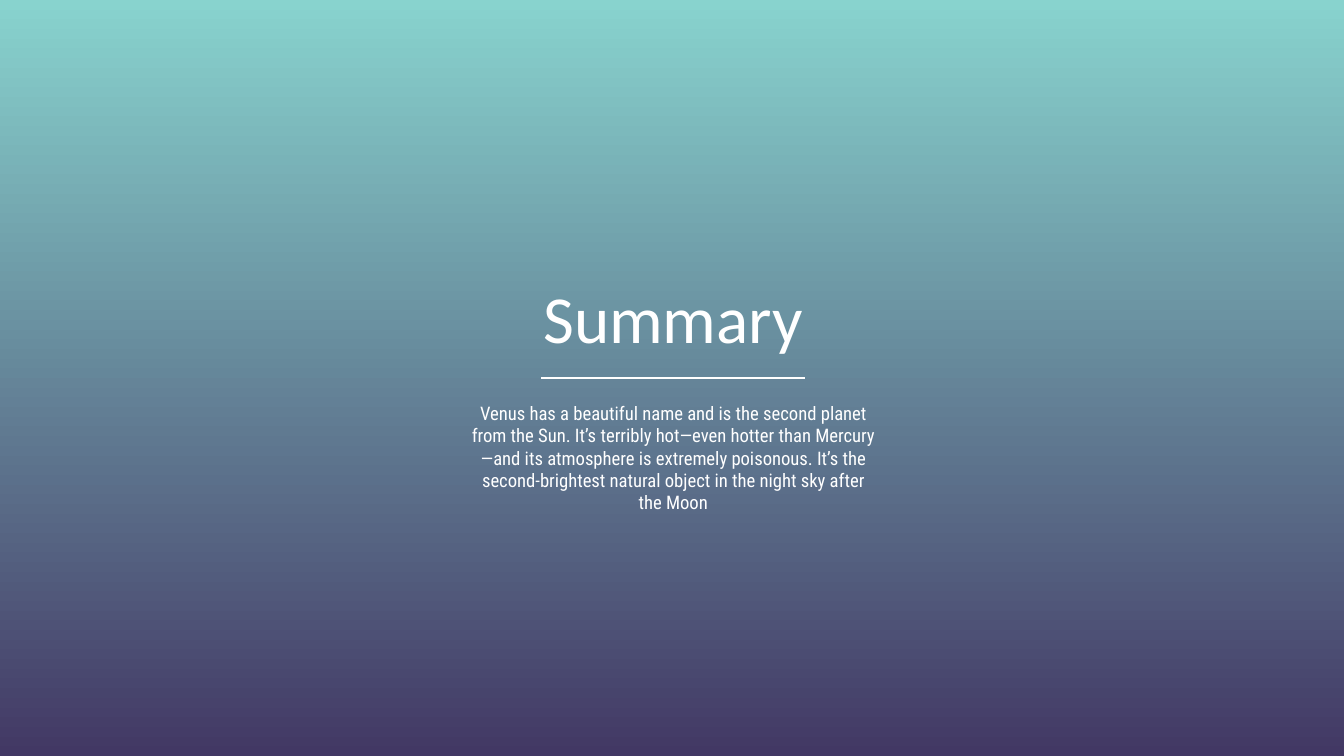
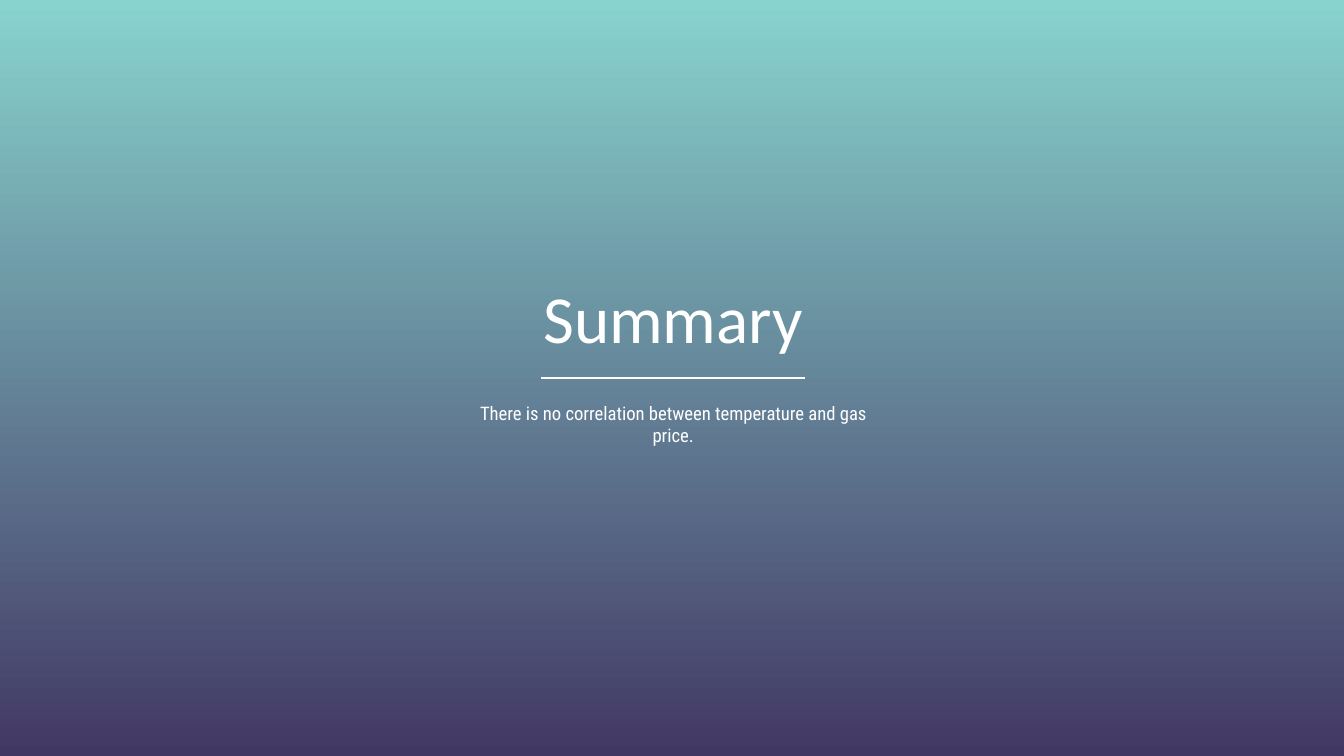
Before and after one commit to stephenkmin/Project-1, a slide deck: slide 8 of Project1_Presentation.pptx (slide 9 before the commit). Drawn at 1344x756 pixels with LibreOffice and Linux fonts; fonts in the diff are those of the drawing; background and template pictures are left out. Boxes give left, top, right and bottom in pixels: in the first picture for what was removed or moved away, otherwise in the second. Text is boxed around its words. In the diff, an @@ line names an element or a change of style, - is before the commit and + after.

```diff
--- a/Project1_Presentation.pptx
+++ b/Project1_Presentation.pptx
@@ subtitle at (480, 406, 867, 446): text changed @@
-Venus has a beautiful name and is the second planet from the Sun. It’s terribly hot—even hotter than Mercury—and its atmosphere is extremely poisonous. It’s the second-brightest natural object in the night sky after the Moon
+There is no correlation between temperature and gas price.
```
Also in this commit, not shown: 3 slides added, 5 slides removed, 10 other files.
